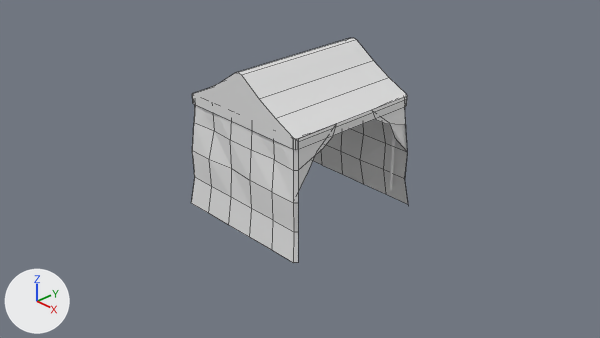
A saved change to the Blender file spatial-unity-starter-template-main/rowtentclose.blend.
One viewpoint serves both versions: the file's camera 'Camera'. Every picture has the same lights, and +X, +Y and +Z are marked at lower left. Mesh edges are drawn as thin lines on the coarser meshes.

Objects in the first picture: '立方体', '立方体.001'.
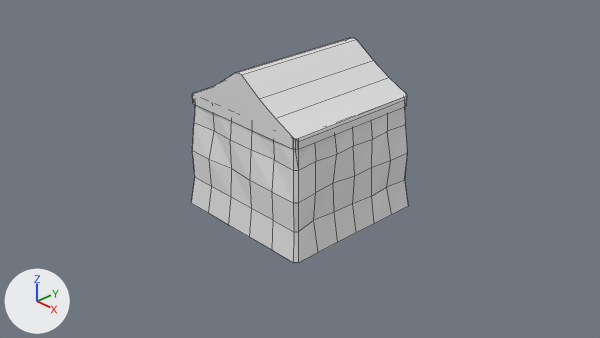
Changed parts and their boxes (x1, y1, x2, y2) in the pictures (600 x 338 px):
part 1 of me_立方体, built on: before (293, 107, 407, 198); after (298, 107, 408, 263)

What the commit changed:
me_立方体 is used by ob_立方体_001; location (0.0, 0.0, 0.0).
me_立方体 had 110 vertices, 80 faces, 1 loose edge and spanned x -1.08..1.08, y -1.08..1.08, z -0.6..1.0.
me_立方体 now has 131 vertices, 100 faces, 6 loose edges and spans x -1.08..1.08, y -1.08..1.08, z -0.6..1.0.
Part 1, on me_立方体:
8 vertices are removed from x 0.97..0.99, y -0.8..0.8, z 0.47..0.85.
4 faces are deleted.
29 vertices are added at x 0.94..1.08, y -0.69..0.69, z -0.6..1.0.
5 loose edges are added.
24 new faces join them.
